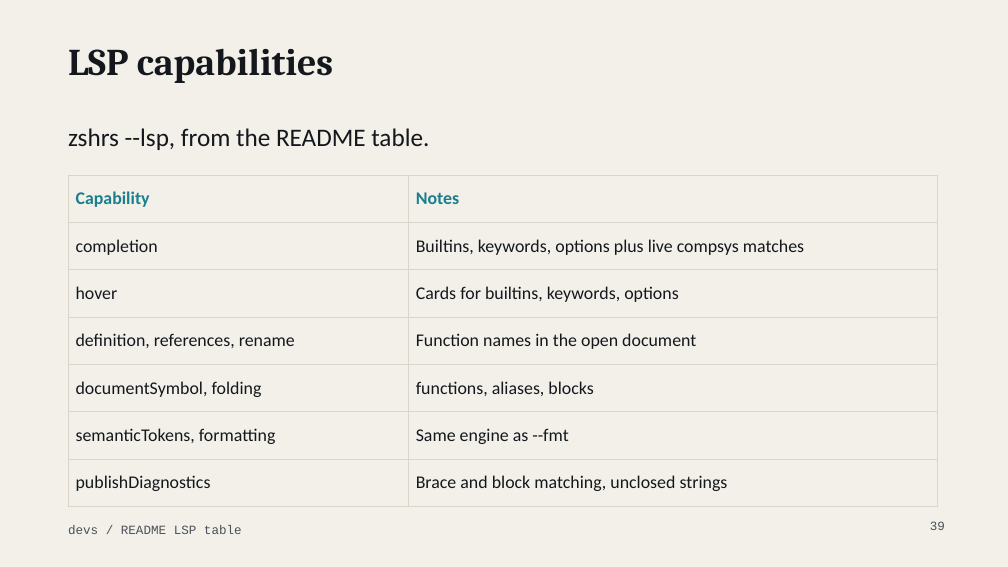
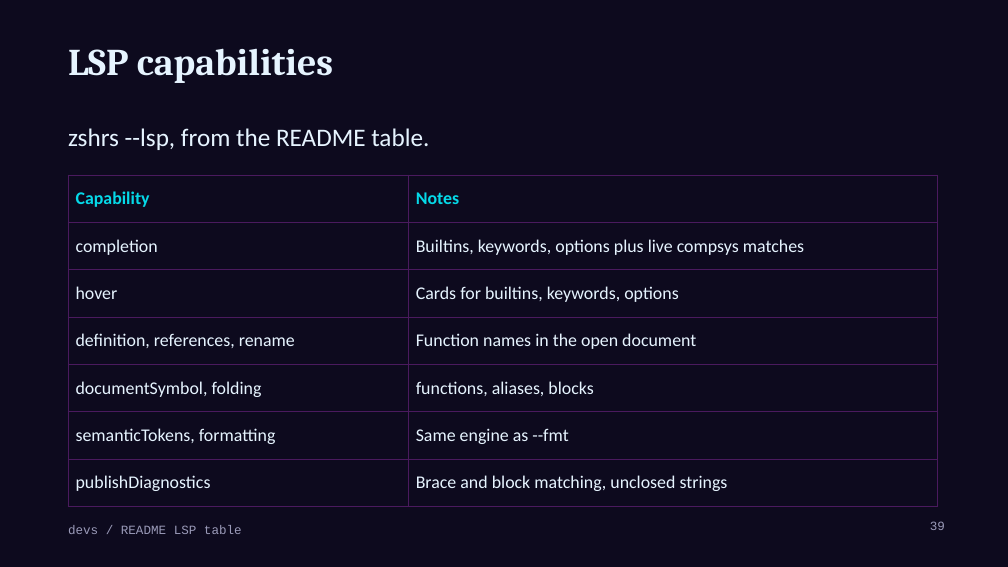
Before and after one commit to MenkeTechnologies/zshrs, a slide deck: slide 39 of docs/talk-devs.pptx. Drawn at 1008x567 pixels with LibreOffice and Linux fonts; fonts in the diff are those of the drawing; background and template pictures are left out. Boxes give left, top, right and bottom in pixels: in the first picture for what was removed or moved away, otherwise in the second. Text is boxed around its words. In the diff, an @@ line names an element or a change of style, - is before the commit and + after.

```diff
--- a/docs/talk-devs.pptx
+++ b/docs/talk-devs.pptx
@@ background #F2F0E9 to #0D0A1E @@
@@ title "LSP capabilities" at box(68, 48, 333, 83): text colour #14181D to #E6F4FF @@
@@ text "zshrs --lsp, from the README ..." at box(68, 128, 429, 150): text colour #14181D to #E6F4FF @@
@@ table at box(68, 175, 938, 495) @@
@@ text colour #1B7F8E to #05D9E8 in "Capability", "Notes" @@
@@ text colour #14181D to #E6F4FF @@
@@ borders changed @@
@@ text "devs / README LSP table" at box(68, 525, 242, 534): text colour #4A5158 to #9A9AB8 @@
@@ page number at box(930, 521, 945, 530): text colour #4A5158 to #9A9AB8 @@
```
Also in this commit, not shown: 54 other slides changed, 2 other files.
